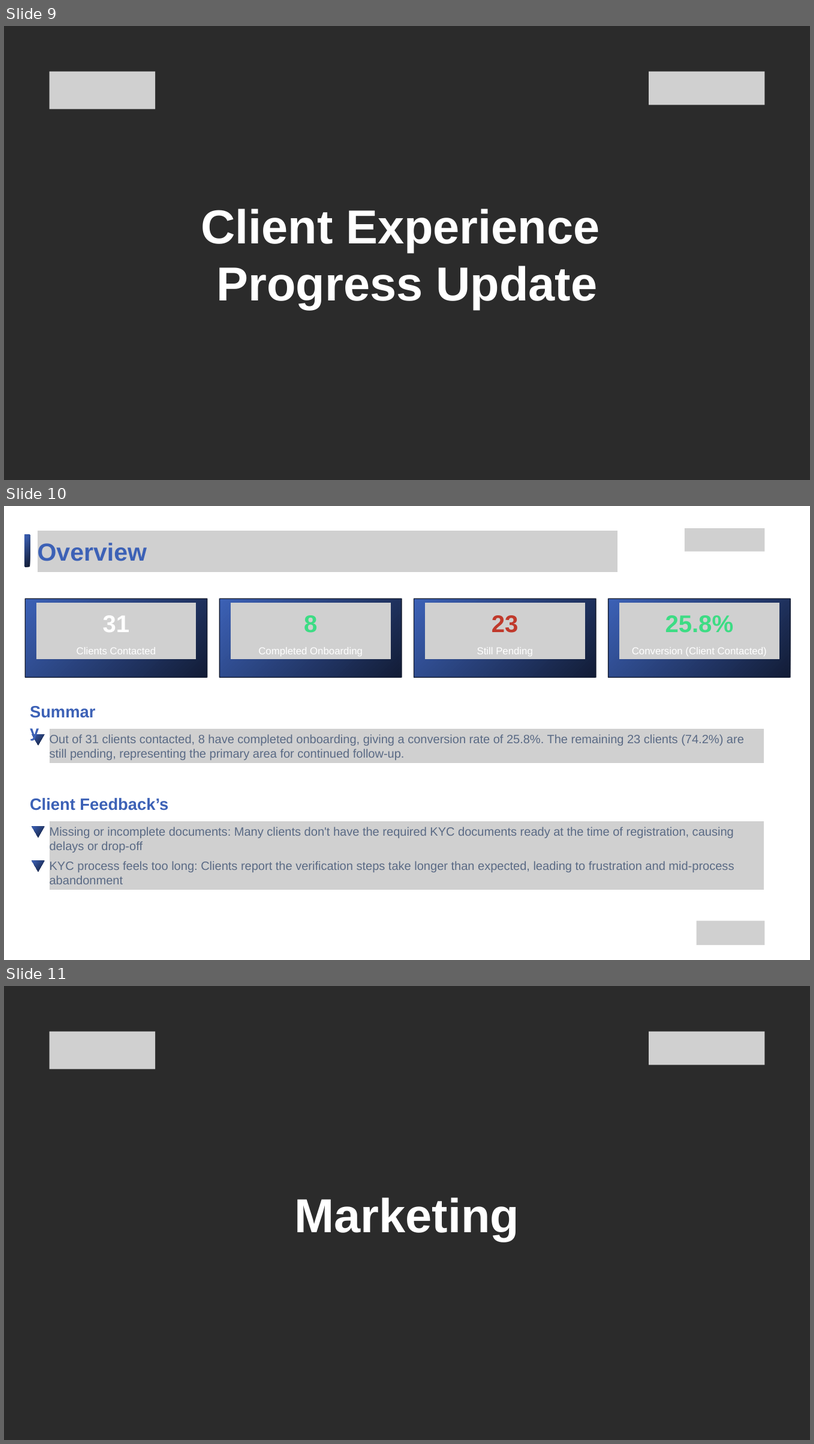
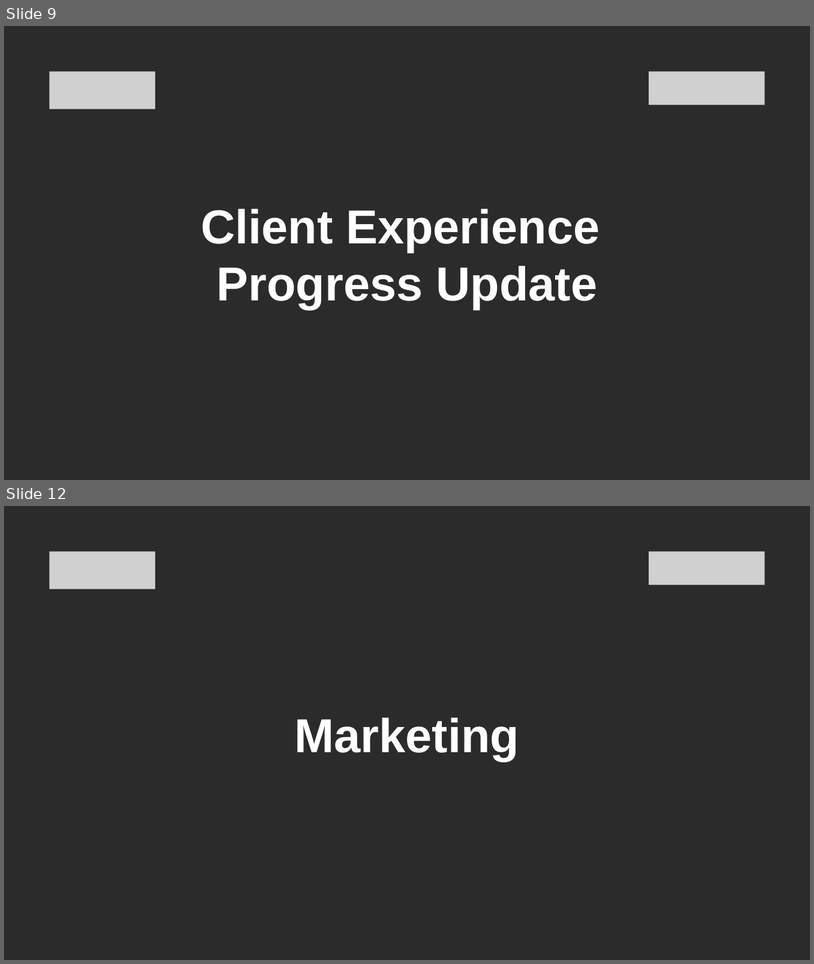
Before and after one commit to hatemmsc-ops/HatemIsa_202508993_IT9002_NLP_Project, a slide deck: emyaa-ceo-deck/output/ceo-update/eMYAA_Performance_Analysis_-_01.10.2026_-_Updated_29_Sep.pptx. Shown one above the other, each under a label of ours: slides 9, 10 and 11 before the commit, slides 9 and 12 after it; the slides between them are not shown. The pictures are 814x1444 and 814x964 pixels, drawn with LibreOffice and Linux fonts; fonts in the diff are those of the drawing; grey boxes stand for pictures; background and template pictures are left out; a plain dark background stands for a picture behind light text. Boxes give left, top, right and bottom in pixels: in the first picture for what was removed or moved away, otherwise in the second. Text is boxed around its words. In the diff, an @@ line names an element or a change of style, - is before the commit and + after.

```diff
--- a/emyaa-ceo-deck/output/ceo-update/eMYAA_Performance_Analysis_-_01.10.2026_-_Updated_29_Sep.pptx
+++ b/emyaa-ceo-deck/output/ceo-update/eMYAA_Performance_Analysis_-_01.10.2026_-_Updated_29_Sep.pptx
@@ slide 10 removed at (4, 506, 810, 960), background #FFFFFF @@
@@ freeform shape removed at (24, 535, 30, 567) @@
@@ freeform shape removed at (26, 535, 29, 567) @@
@@ picture removed at (38, 531, 618, 572) @@
@@ picture removed at (685, 528, 765, 551) @@
@@ text removed at (38, 543, 147, 561) @@
-Overview
@@ group removed at (24, 598, 207, 678): 2 freeform shapes, 2 pictures, 2 texts @@
-31
-Clients Contacted
@@ group removed at (219, 598, 402, 678): 2 freeform shapes, 2 pictures, 2 texts @@
-8
-Completed Onboarding
@@ group removed at (414, 598, 597, 678): 2 freeform shapes, 2 pictures, 2 texts @@
-23
-Still Pending
@@ group removed at (608, 598, 791, 678): 2 freeform shapes, 2 pictures, 2 texts @@
-25.8%
-Conversion (Client Contacted)
@@ group removed at (30, 701, 764, 763): 2 texts, 1 picture, 1 freeform shape @@
-Out of 31 clients contacted, 8 have completed onboarding, giving a conversion rate of 25.8%. The remaining 23 clients (74.2%) are
-still pending, representing the primary area for continued follow-up.
-Summary
@@ group removed at (30, 798, 764, 889): 3 texts, 2 pictures, 2 freeform shapes @@
-Client Feedback’s
-Missing or incomplete documents: Many clients don't have the required KYC documents ready at the time of registration, causing
-delays or drop-off
-KYC process feels too long: Clients report the verification steps take longer than expected, leading to frustration and mid-process
-abandonment
@@ picture removed at (696, 921, 765, 945) @@
@@ what was slide 11 is now slide 12 @@
```
Also in this commit, not shown: 1 slide changed, 2 slides added, 14 other files.
